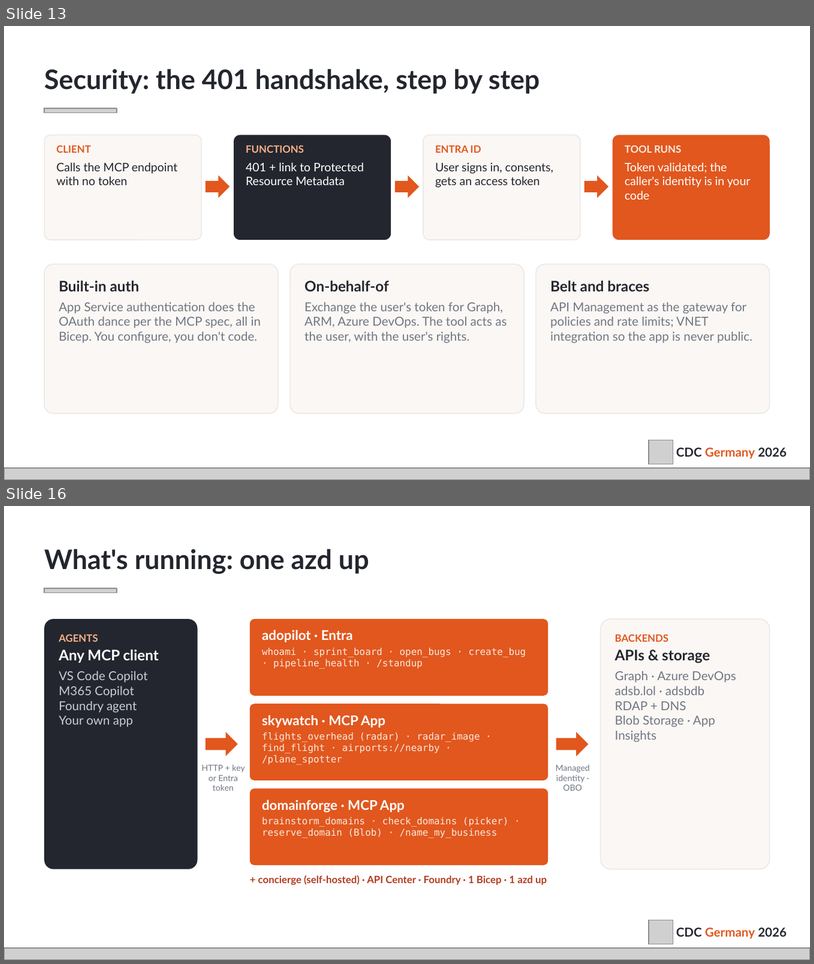
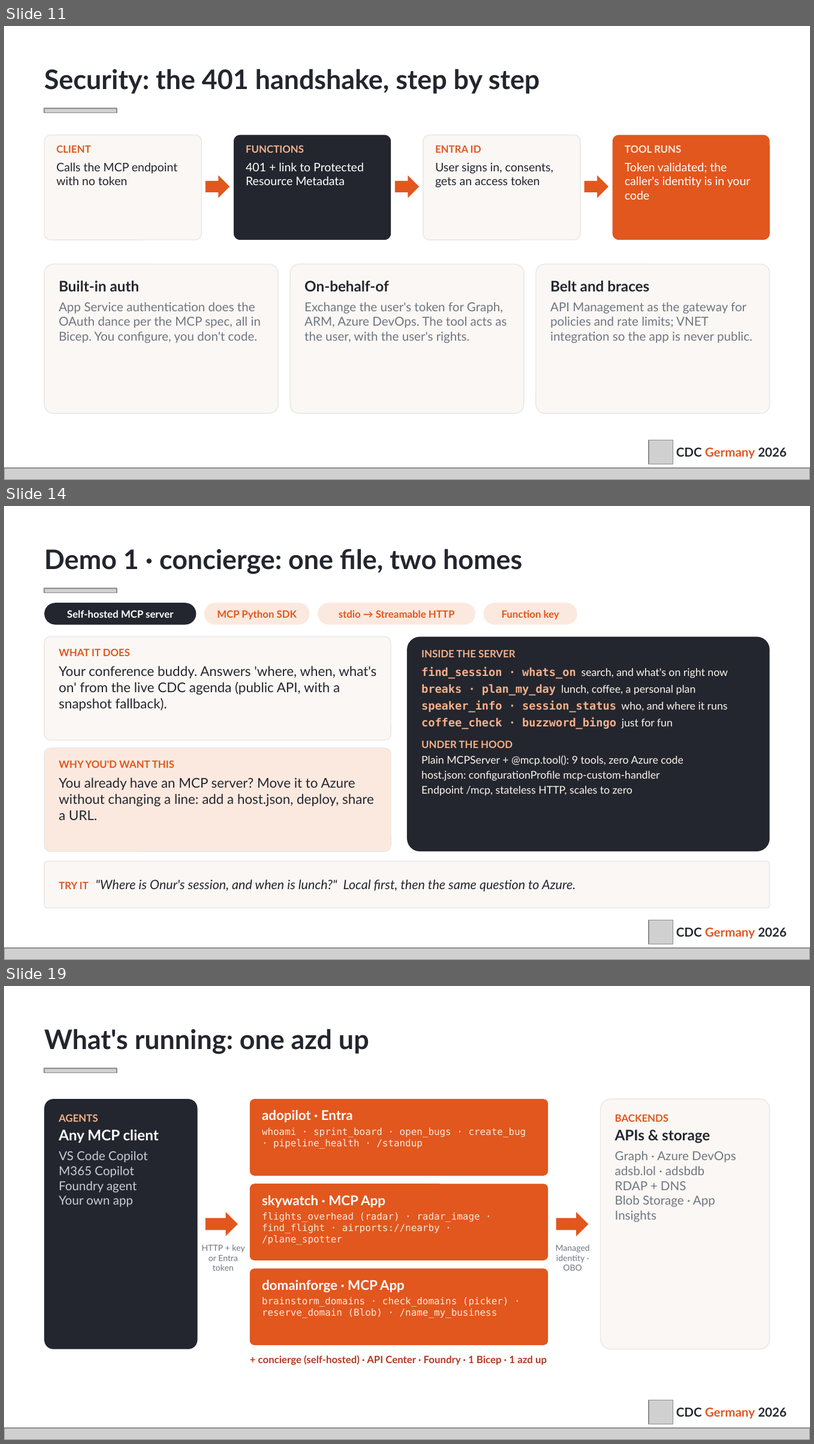
Before and after one commit to bakionur/azure-functions-mcp-cdc, a slide deck: docs/CDC2026_Okutucu_MCP-Azure-Functions.pptx. Shown one above the other, each under a label of ours: slides 13 and 16 before the commit, slides 11, 14 and 19 after it; the slides between them are not shown. The pictures are 814x964 and 814x1444 pixels, drawn with LibreOffice and Linux fonts; fonts in the diff are those of the drawing; grey boxes stand for pictures. Boxes give left, top, right and bottom in pixels: in the first picture for what was removed or moved away, otherwise in the second. Text is boxed around its words. In the diff, an @@ line names an element or a change of style, - is before the commit and + after.

Commit message:
docs: updated session slides

```diff
--- a/docs/CDC2026_Okutucu_MCP-Azure-Functions.pptx
+++ b/docs/CDC2026_Okutucu_MCP-Azure-Functions.pptx
@@ slide 14 added at bbox=[4, 506, 810, 960], background #FFFFFF @@
@@ text added at bbox=[44, 549, 522, 574], 24 pt, text #23262E, bold @@
+Demo 1 · concierge: one file, two homes
@@ picture added at bbox=[44, 588, 117, 593] @@
@@ rounded rectangle added at bbox=[44, 603, 196, 625], fill #23262E @@
@@ text added at bbox=[67, 610, 173, 618], 9 pt, text #FFFFFF, bold @@
+Self-hosted MCP server
@@ rounded rectangle added at bbox=[204, 603, 309, 625], fill #FBE9DF @@
@@ text added at bbox=[217, 610, 297, 619], 9 pt, text #E1571E, bold @@
+MCP Python SDK
@@ rounded rectangle added at bbox=[318, 603, 476, 625], fill #FBE9DF @@
@@ text added at bbox=[339, 610, 455, 618], 9 pt, text #E1571E, bold @@
+stdio → Streamable HTTP
@@ rounded rectangle added at bbox=[484, 603, 578, 625], fill #FBE9DF @@
@@ text added at bbox=[502, 610, 560, 619], 9 pt, text #E1571E, bold @@
+Function key
@@ rounded rectangle added at bbox=[44, 637, 391, 740], fill #FAF7F4, outline #E9E7E4 0.75 pt @@
@@ text added at bbox=[59, 648, 377, 711], 12 pt, text #23262E @@
+WHAT IT DOES
+Your conference buddy. Answers 'where, when, what's on' from the live CDC agenda (public API, with a snapshot fallback).
@@ rounded rectangle added at bbox=[407, 637, 770, 851], fill #23262E @@
@@ text added at bbox=[422, 649, 728, 795], 9.5 pt, text #FBF4EC @@
+INSIDE THE SERVER
+find_session · whats_on search, and what's on right now
+breaks · plan_my_day lunch, coffee, a personal plan
+speaker_info · session_status who, and where it runs
+coffee_check · buzzword_bingo just for fun
+UNDER THE HOOD
+Plain MCPServer + @mcp.tool(): 9 tools, zero Azure code
+host.json: configurationProfile mcp-custom-handler
+Endpoint /mcp, stateless HTTP, scales to zero
@@ rounded rectangle added at bbox=[44, 748, 391, 851], fill #FBE9DF, outline #E9E7E4 0.75 pt @@
@@ text added at bbox=[59, 760, 374, 820], 12 pt, text #23262E @@
+WHY YOU'D WANT THIS
+You already have an MCP server? Move it to Azure without changing a line: add a host.json, deploy, share a URL.
@@ rounded rectangle added at bbox=[44, 861, 770, 907], fill #FAF7F4, outline #E9E7E4 0.75 pt @@
@@ text added at bbox=[59, 879, 576, 891], 11.5 pt, text #23262E, italic @@
+TRY IT "Where is Onur's session, and when is lunch?" Local first, then the same question to Azure.
@@ picture added at bbox=[649, 919, 674, 944] @@
@@ text added at bbox=[677, 927, 787, 939], 11 pt, text #23262E, bold @@
+CDC Germany 2026
@@ picture added at bbox=[4, 947, 810, 959] @@
@@ what was slide 13 is now slide 11 @@
@@ what was slide 16 is now slide 19 @@
```
Also in this commit, not shown: 3 slides changed, 6 other slides added, 3 slides removed.
